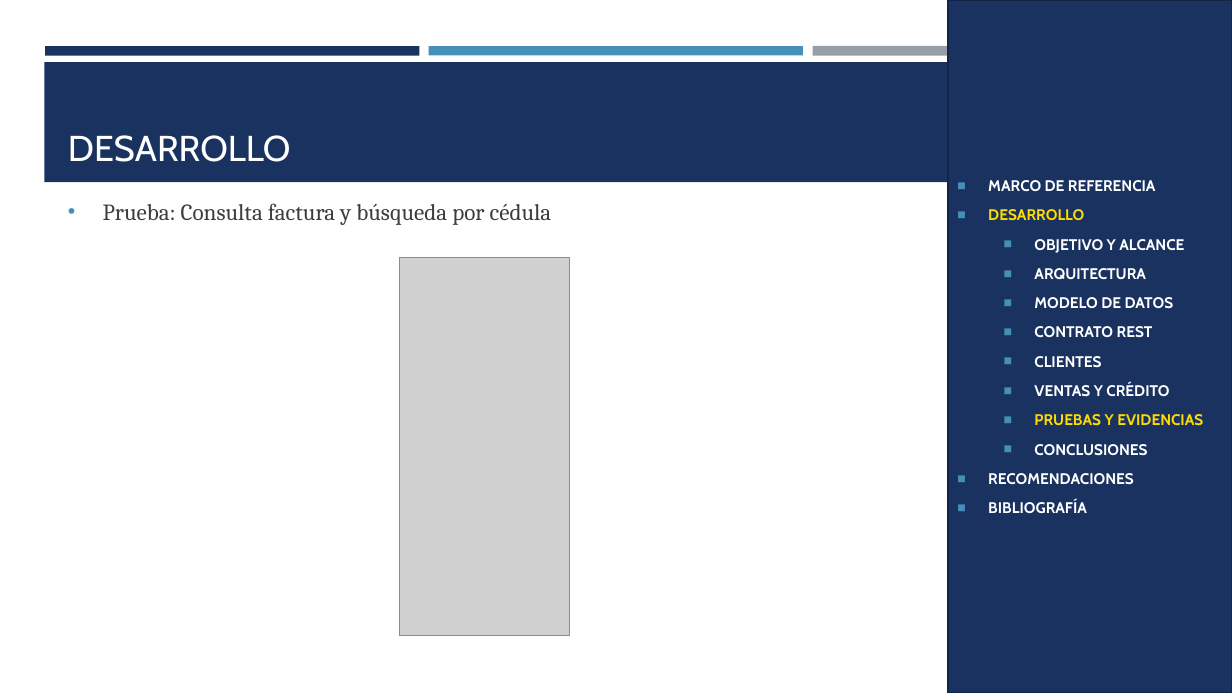
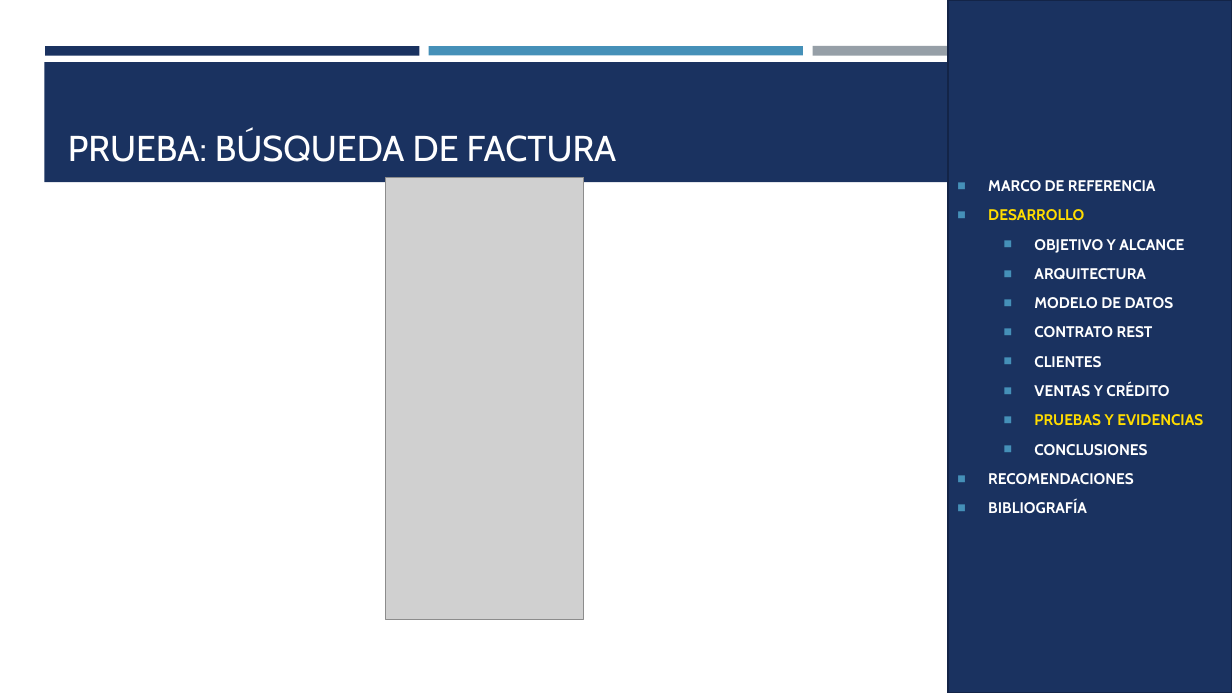
Before and after one commit to gamurigm/examen-arq-1, a slide deck: slide 47 of 05. DOCUMENTACION/02. PRESENTACION/PRESENTACION_CELULAR_BDDLOCAL_RESTFUL_DOTNET_GR09.pptx. Drawn at 1232x693 pixels with LibreOffice and Linux fonts; fonts in the diff are those of the drawing; grey boxes stand for pictures. Boxes give left, top, right and bottom in pixels: in the first picture for what was removed or moved away, otherwise in the second. Text is boxed around its words. In the diff, an @@ line names an element or a change of style, - is before the commit and + after.

```diff
--- a/05. DOCUMENTACION/02. PRESENTACION/PRESENTACION_CELULAR_BDDLOCAL_RESTFUL_DOTNET_GR09.pptx
+++ b/05. DOCUMENTACION/02. PRESENTACION/PRESENTACION_CELULAR_BDDLOCAL_RESTFUL_DOTNET_GR09.pptx
@@ title at (68, 131, 617, 162): text changed @@
-DESARROLLO
+PRUEBA: BÚSQUEDA DE FACTURA
@@ picture: place and size @@
-picture at (399, 258, 569, 636)
+picture at (385, 177, 584, 619)
@@ text removed at (103, 203, 552, 225) @@
-• Prueba: Consulta factura y búsqueda por cédula
```
Also in this commit, not shown: 13 other slides changed, 2 slides added, 11 other files.
